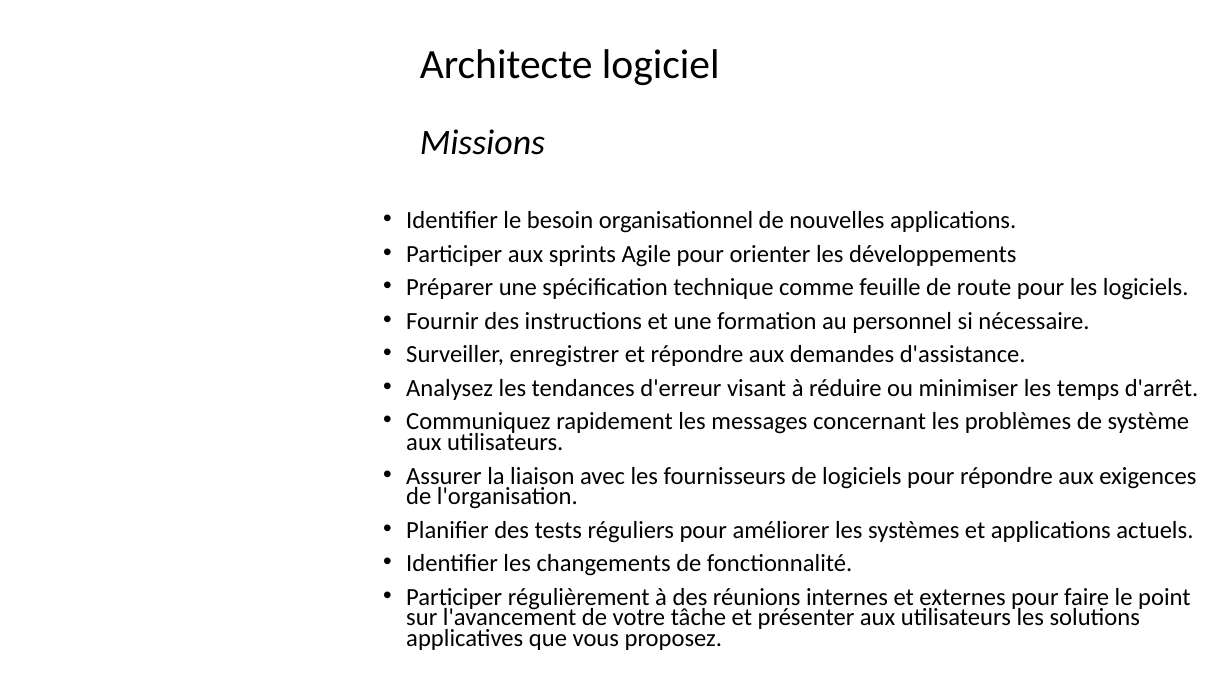
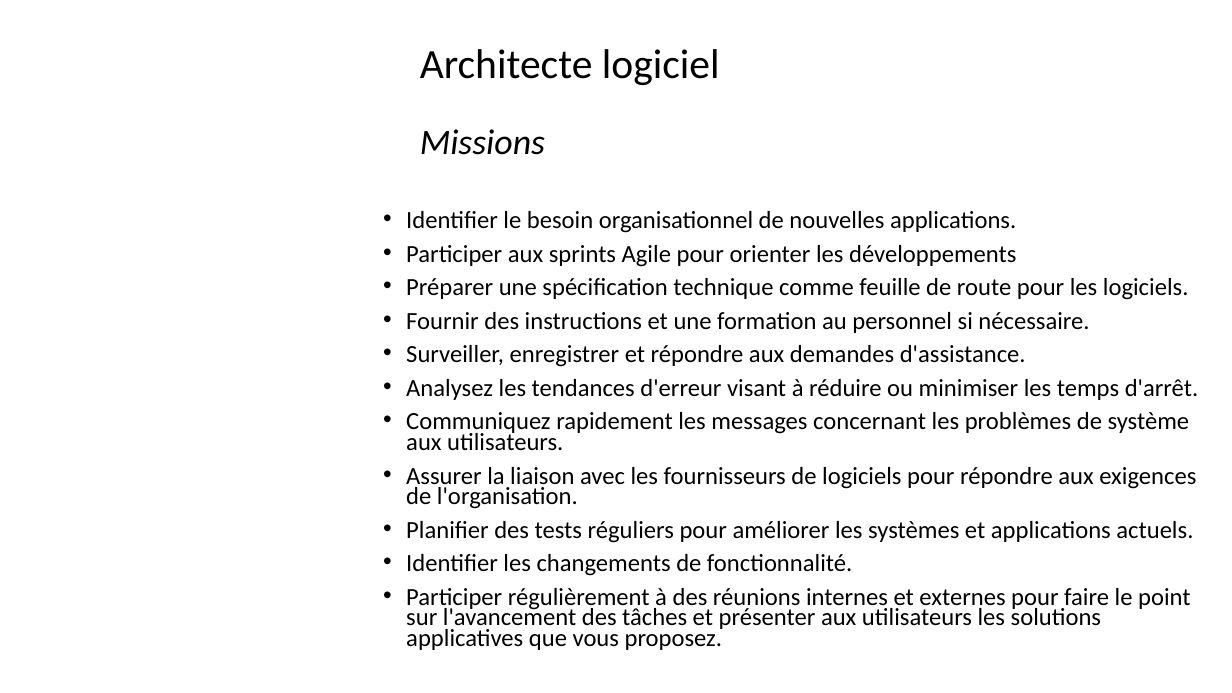
Before and after one commit to Solifred38/cv, a slide deck: slide 18 of Profils_jobs_it.pptx. Drawn at 1232x693 pixels with LibreOffice and Linux fonts; fonts in the diff are those of the drawing; background and template pictures are left out. Boxes give left, top, right and bottom in pixels: in the first picture for what was removed or moved away, otherwise in the second. Text is boxed around its words. In the diff, an @@ line names an element or a change of style, - is before the commit and + after.

```diff
--- a/Profils_jobs_it.pptx
+++ b/Profils_jobs_it.pptx
@@ text at box(406, 588, 1191, 650): text changed @@
-• Participer régulièrement à des réunions internes et externes pour faire le point sur l'avancement de votre tâche et présenter aux utilisateurs les solutions applicatives que vous proposez.
+• Participer régulièrement à des réunions internes et externes pour faire le point sur l'avancement des tâches et présenter aux utilisateurs les solutions applicatives que vous proposez.
```
Also in this commit, not shown: 10 other slides changed.
